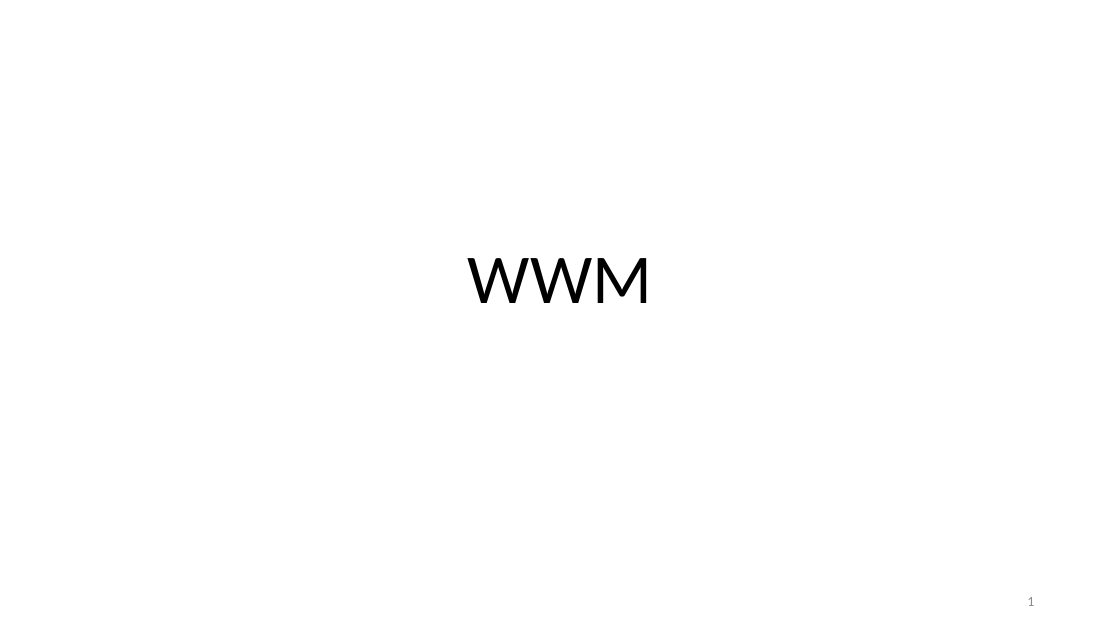
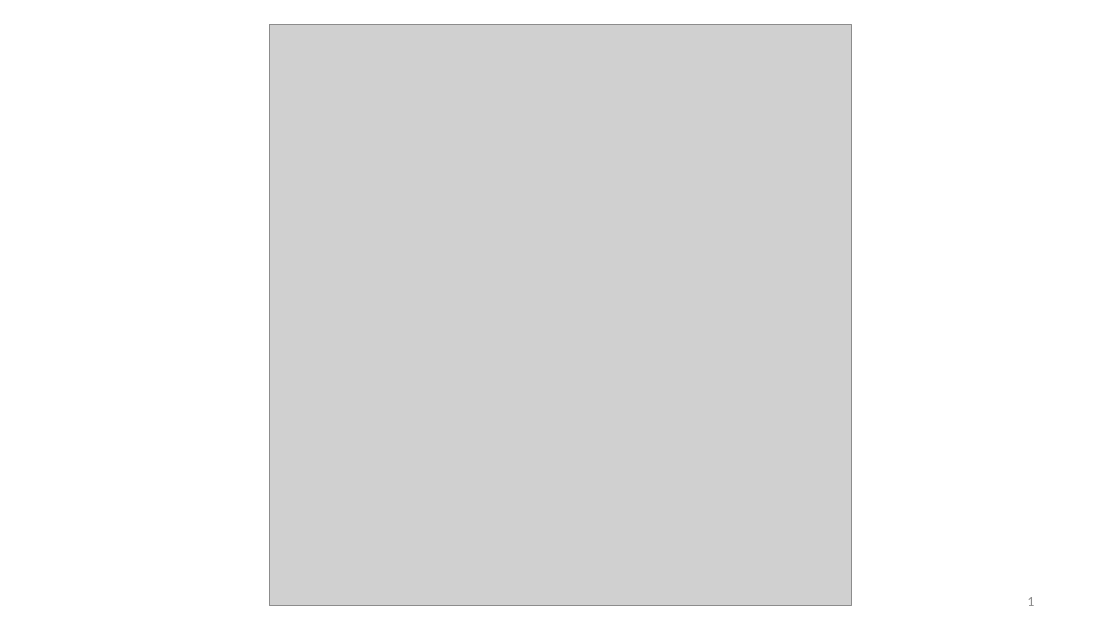
Before and after one commit to brodermar/wwm, a slide deck: slide 1 of documentation/wwmp.pptx. Drawn at 1120x630 pixels with LibreOffice and Linux fonts; fonts in the diff are those of the drawing; grey boxes stand for pictures. Boxes give left, top, right and bottom in pixels: in the first picture for what was removed or moved away, otherwise in the second. Text is boxed around its words. In the diff, an @@ line names an element or a change of style, - is before the commit and + after.

```diff
--- a/documentation/wwmp.pptx
+++ b/documentation/wwmp.pptx
@@ picture added at bbox=[269, 24, 851, 607] @@
@@ title removed at bbox=[468, 258, 652, 303] @@
-WWM
```
Also in this commit, not shown: 1 other slide changed, 4 slides added, 2 other files.
